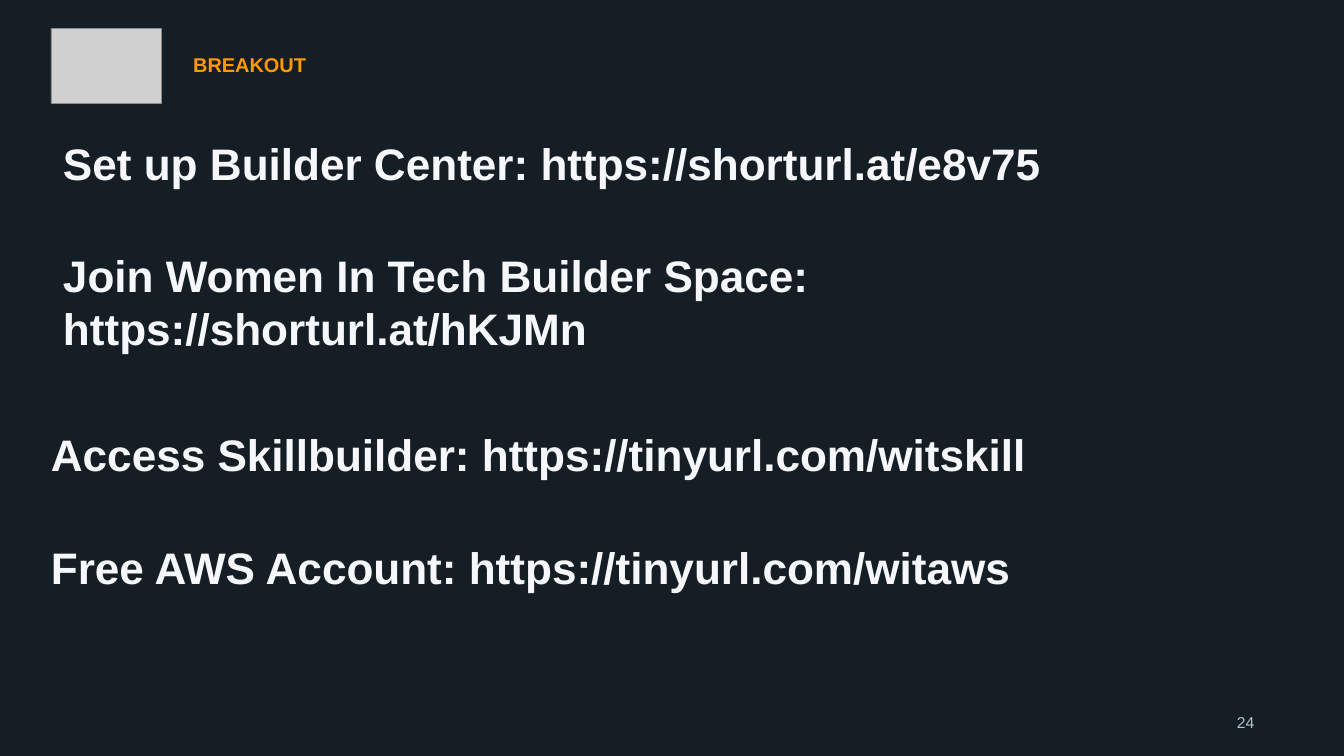
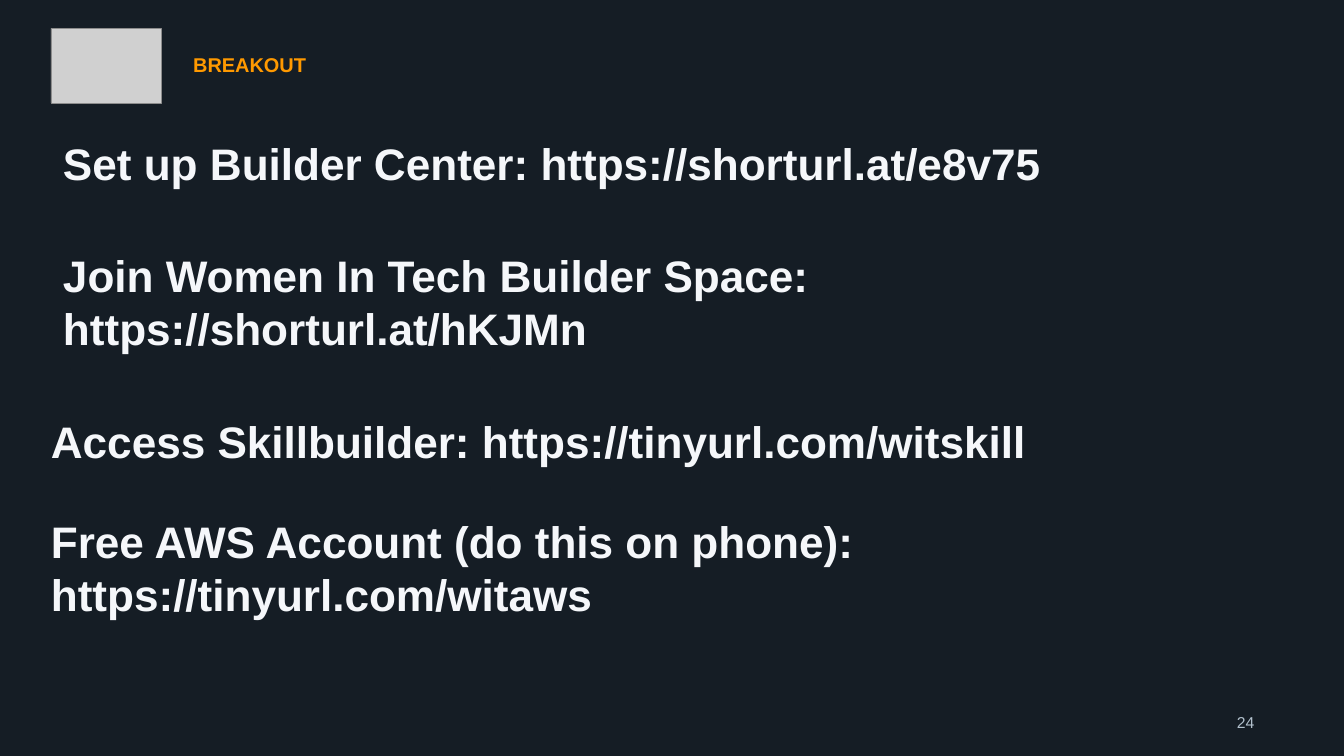
Before and after one commit to sdahal1/AWS_Cloud_Practitioner_Comprehensive_Study_Guide_2026, a slide deck: slide 27 of AWS-AI-Practitioner-Workshop.pptx. Drawn at 1344x756 pixels with LibreOffice and Linux fonts; fonts in the diff are those of the drawing; grey boxes stand for pictures. Boxes give left, top, right and bottom in pixels: in the first picture for what was removed or moved away, otherwise in the second. Text is boxed around its words. In the diff, an @@ line names an element or a change of style, - is before the commit and + after.

Commit message:
final

```diff
--- a/AWS-AI-Practitioner-Workshop.pptx
+++ b/AWS-AI-Practitioner-Workshop.pptx
@@ text "Access Skillbuilder: https://tinyurl.com/witskill": place and size @@
-text "Access Skillbuilder: https://tinyurl.com/witskill" at box(51, 439, 1025, 480)
+text "Access Skillbuilder: https://tinyurl.com/witskill" at box(51, 426, 1025, 466)
@@ text at box(51, 526, 853, 619): text changed @@
-Free AWS Account: https://tinyurl.com/witaws
+Free AWS Account (do this on phone): https://tinyurl.com/witaws
```
